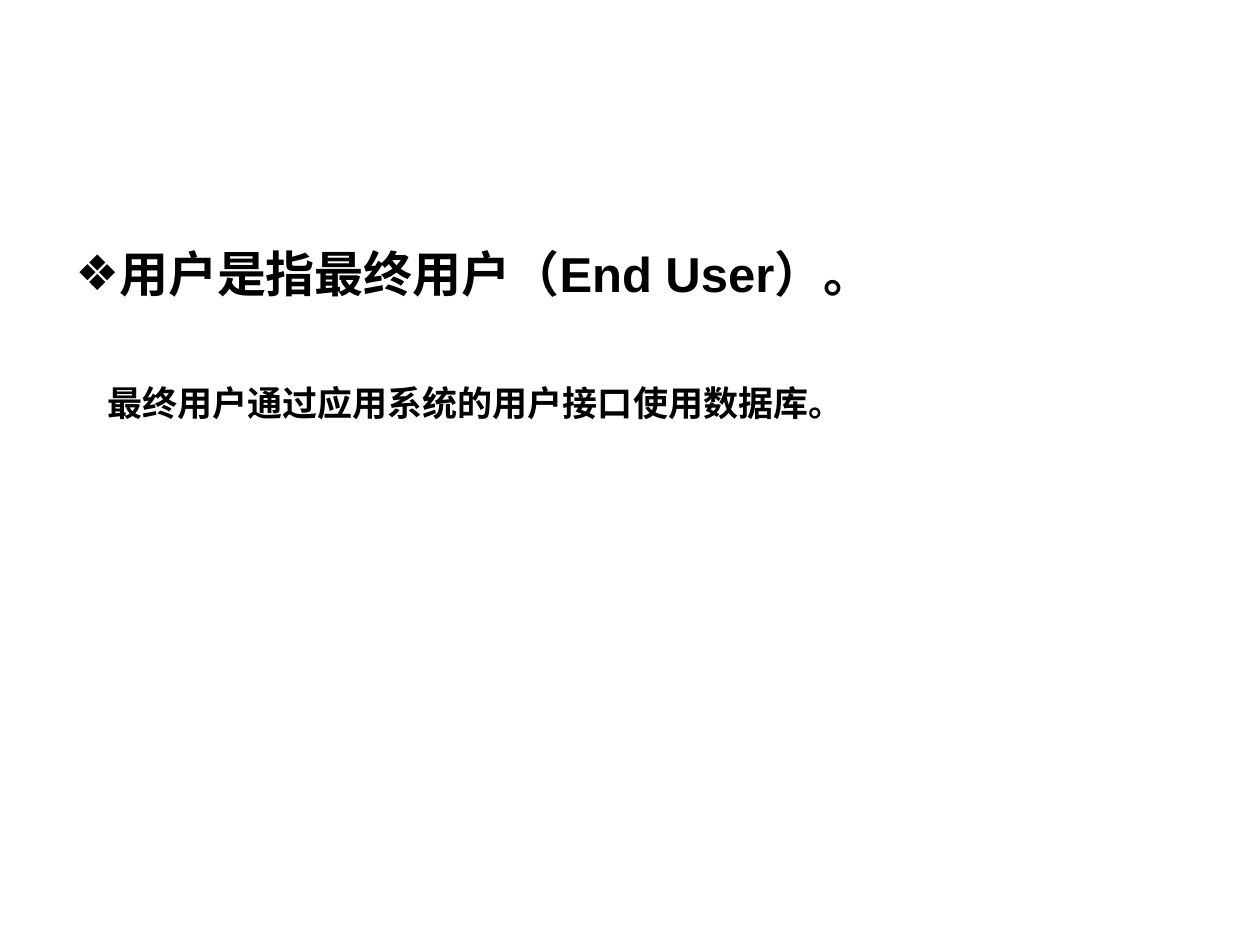
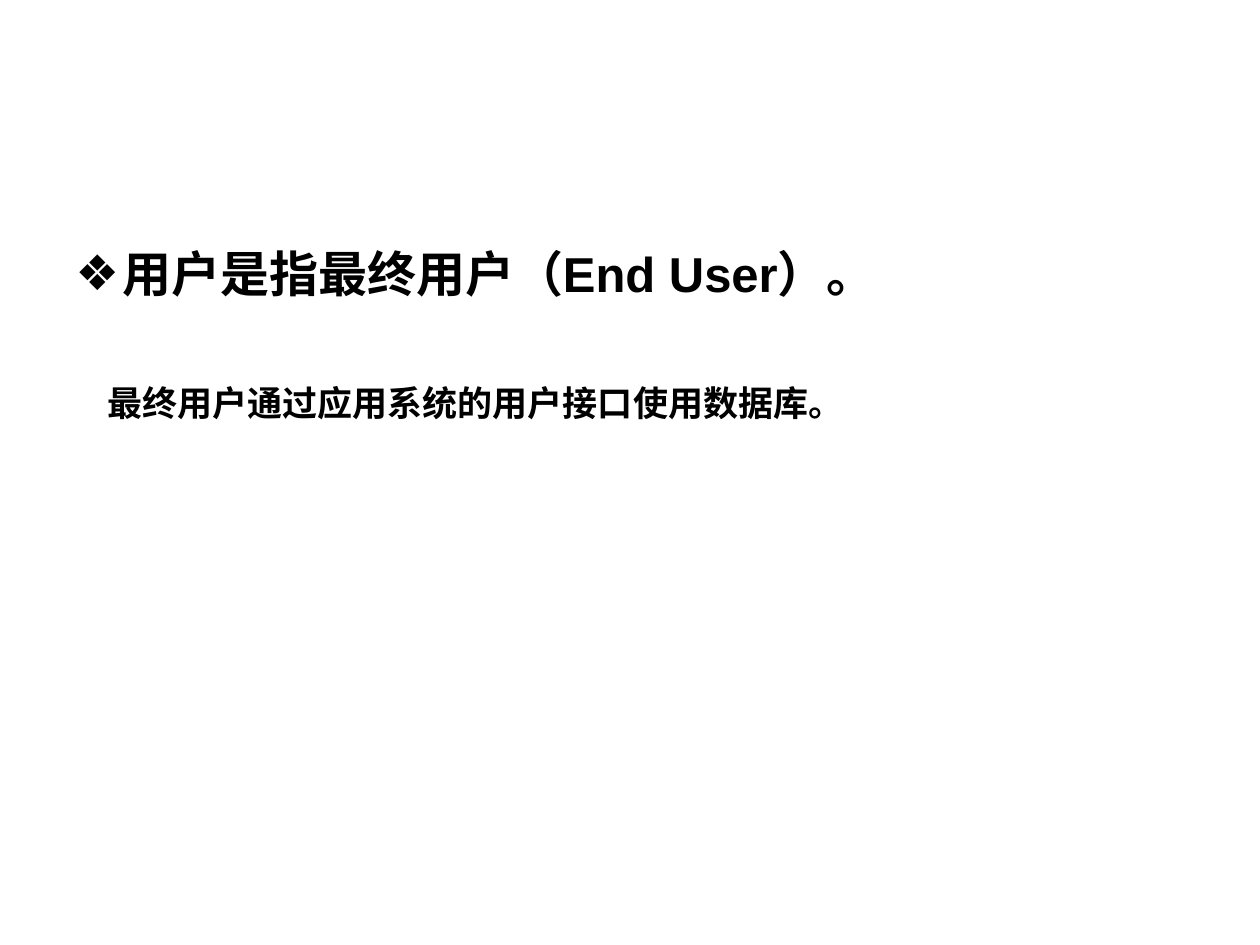
Before and after one commit to HBU/DataBase, a slide deck: slide 93 of PPT/DB第01章.ppt. Drawn at 1260x945 pixels with LibreOffice and Linux fonts; fonts in the diff are those of the drawing; background and template pictures are left out. Boxes give left, top, right and bottom in pixels: in the first picture for what was removed or moved away, otherwise in the second. Text is boxed around its words. In the diff, an @@ line names an element or a change of style, - is before the commit and + after.

```diff
--- a/PPT/DB第01章.ppt
+++ b/PPT/DB第01章.ppt
@@ text "用户是指最终用户（End User）。" at (107, 250, 876, 420): indent changed @@
```
Also in this commit, not shown: 6 other slides changed, 2 slides added, 2 slides removed, 1 other file.
